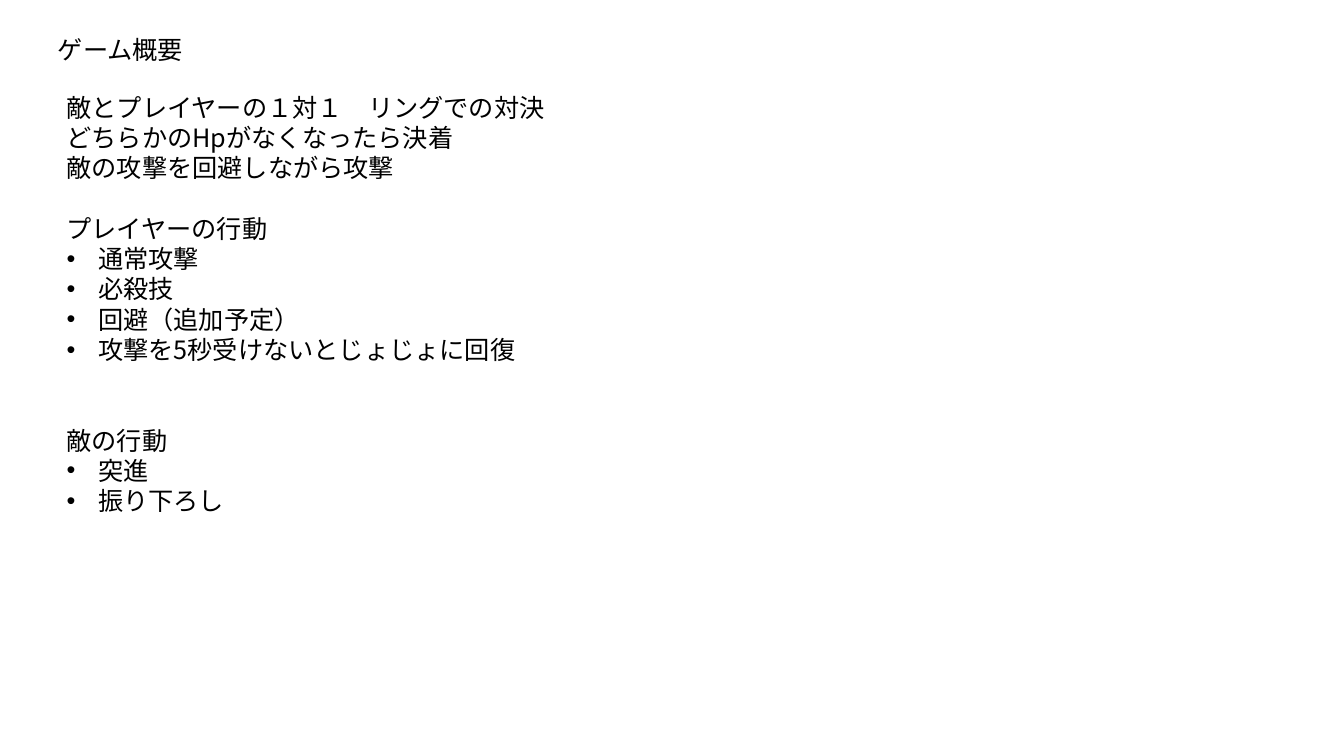
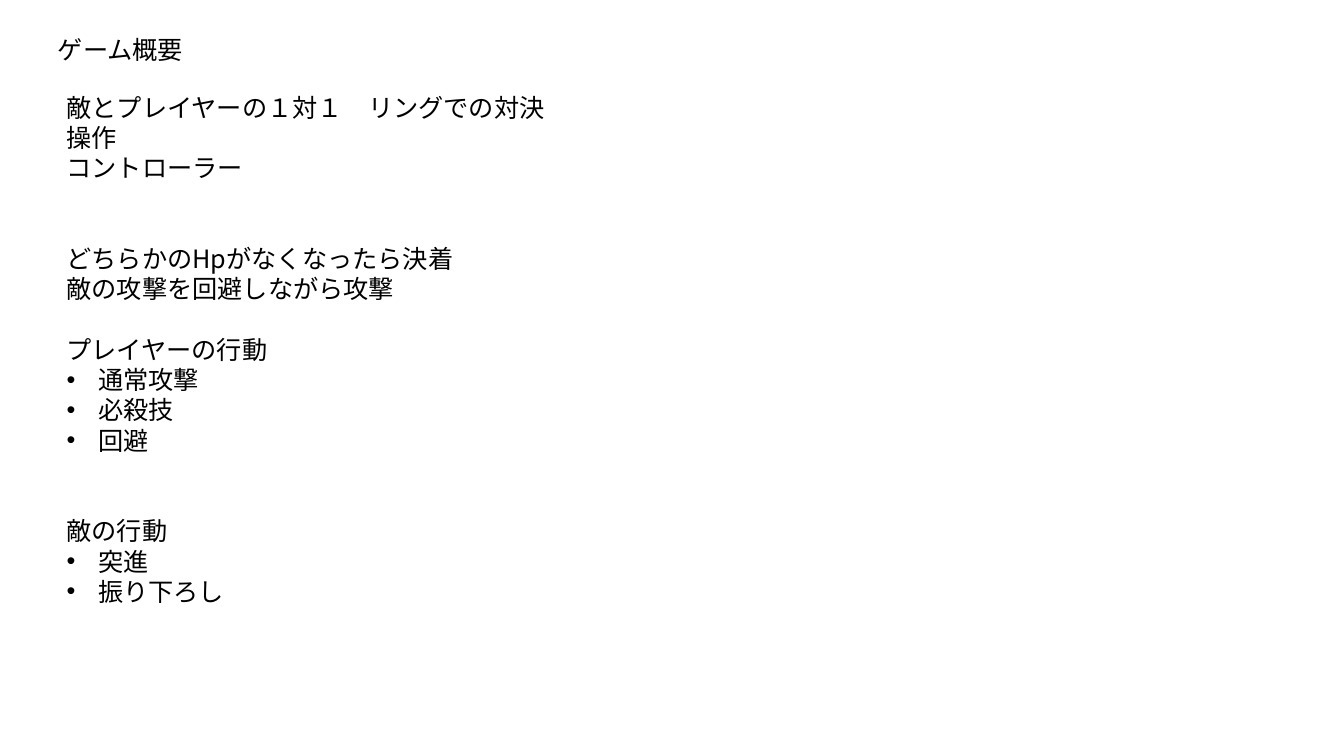
Before and after one commit to ryo-cpu/Camera, a slide deck: slide 4 of 概要書.pptx. Drawn at 1344x756 pixels with LibreOffice and Linux fonts; fonts in the diff are those of the drawing. Boxes give left, top, right and bottom in pixels: in the first picture for what was removed or moved away, otherwise in the second. Text is boxed around its words. In the diff, an @@ line names an element or a change of style, - is before the commit and + after.

Commit message:
概要書変更

```diff
--- a/概要書.pptx
+++ b/概要書.pptx
@@ text at box(67, 125, 243, 178): paragraphs added @@
+操作
+コントローラー
@@ text at box(98, 428, 148, 452): text changed @@
-• 回避（追加予定）
-• 攻撃を5秒受けないとじょじょに回復
+• 回避
```
